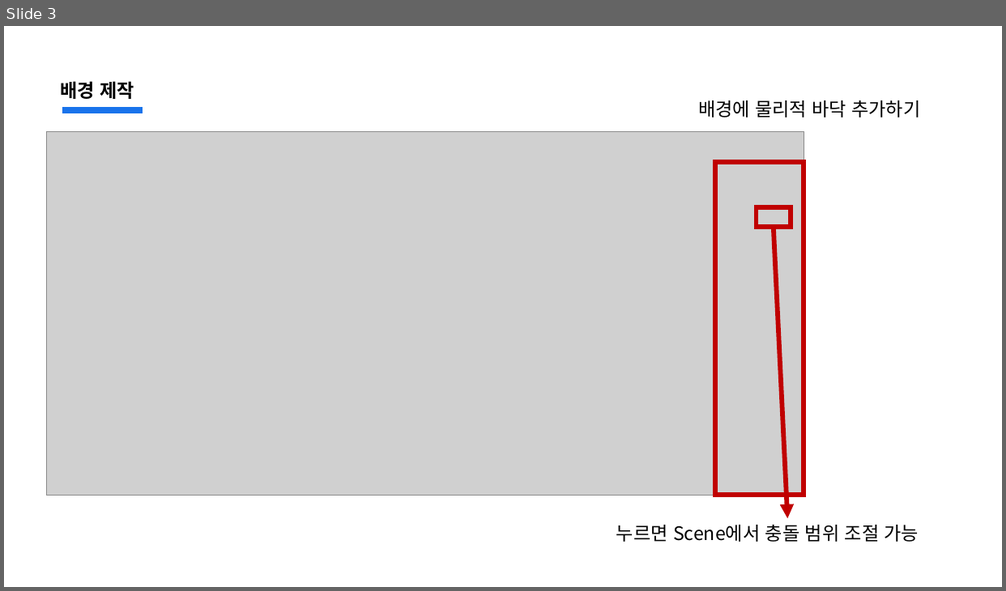
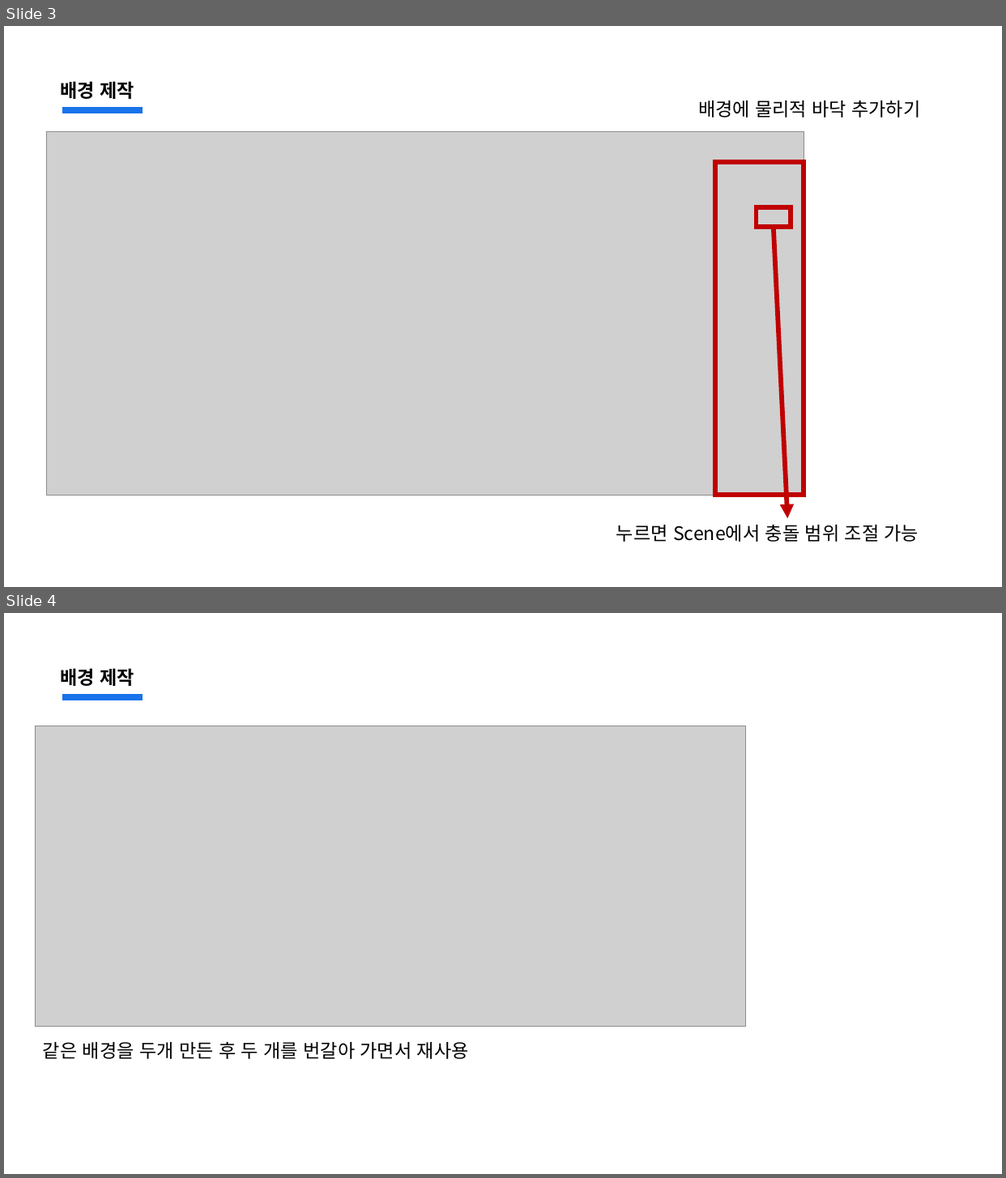
Before and after one commit to jsjin01/MJsec_Unity_Mentoring, a slide deck: MJsec_게임 개발 멘토링/MJsec_3주차.pptx. Shown one above the other, each under a label of ours: slide 3 before the commit, slides 3 and 4 after it. The pictures are 1006x591 and 1006x1178 pixels, drawn with LibreOffice and Linux fonts; fonts in the diff are those of the drawing; grey boxes stand for pictures. Boxes give left, top, right and bottom in pixels: in the first picture for what was removed or moved away, otherwise in the second. Text is boxed around its words. In the diff, an @@ line names an element or a change of style, - is before the commit and + after.

```diff
--- a/MJsec_게임 개발 멘토링/MJsec_3주차.pptx
+++ b/MJsec_게임 개발 멘토링/MJsec_3주차.pptx
@@ slide 4 added at <box>4,613,1002,1174</box>, background #FFFFFF; not listed: 1 template element that a slide beside it also shows @@
@@ text added at <box>61,668,135,686</box>, 18 pt, text #000000, bold @@
+배경 제작
@@ picture added at <box>36,726,746,1026</box> @@
@@ text added at <box>43,1041,469,1059</box>, 18 pt, text #000000 @@
+같은 배경을 두개 만든 후 두 개를 번갈아 가면서 재사용
```
Also in this commit, not shown: 1 slide changed, 6 other slides added, 27 other files.
